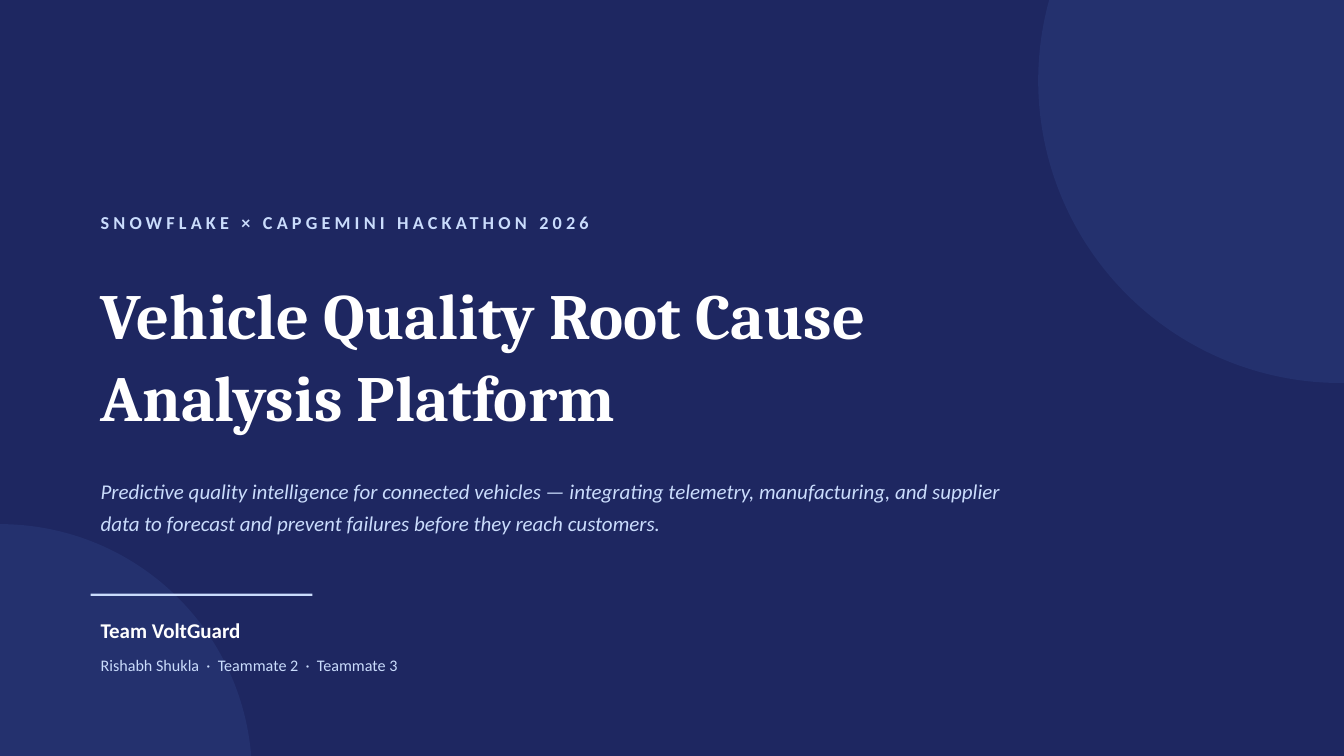
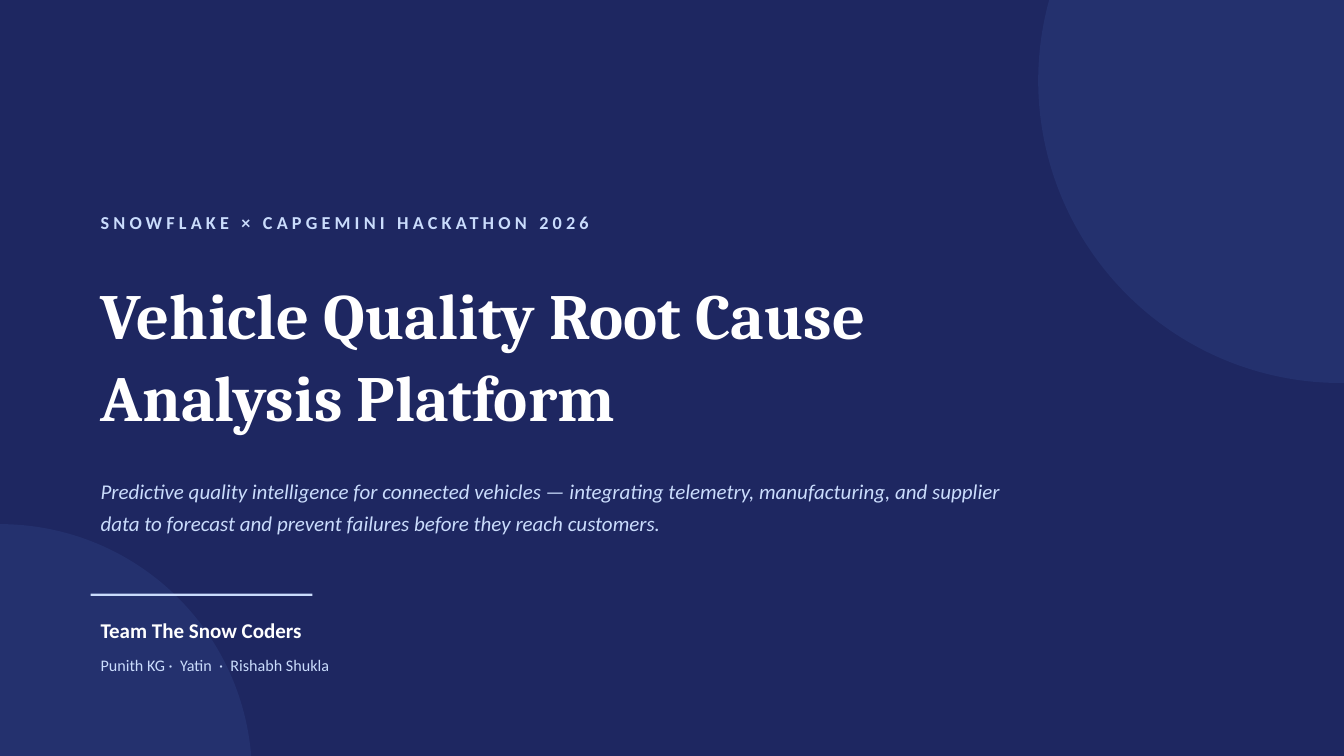
Before and after one commit to RishabhS2001/vehicle-quality-rca-hackathon, a slide deck: slide 1 of docs/Vehicle_Quality_RCA_Architecture.pptx. Drawn at 1344x756 pixels with LibreOffice and Linux fonts; fonts in the diff are those of the drawing. Boxes give left, top, right and bottom in pixels: in the first picture for what was removed or moved away, otherwise in the second. Text is boxed around its words. In the diff, an @@ line names an element or a change of style, - is before the commit and + after.

```diff
--- a/docs/Vehicle_Quality_RCA_Architecture.pptx
+++ b/docs/Vehicle_Quality_RCA_Architecture.pptx
@@ text at <box>101,623,302,638</box>: text changed @@
-Team VoltGuard
+Team The Snow Coders
@@ text at <box>101,660,329,671</box>: text changed @@
-Rishabh Shukla · Teammate 2 · Teammate 3
+Punith KG · Yatin · Rishabh Shukla
```
Also in this commit, not shown: 4 other slides changed, 1 other file.
